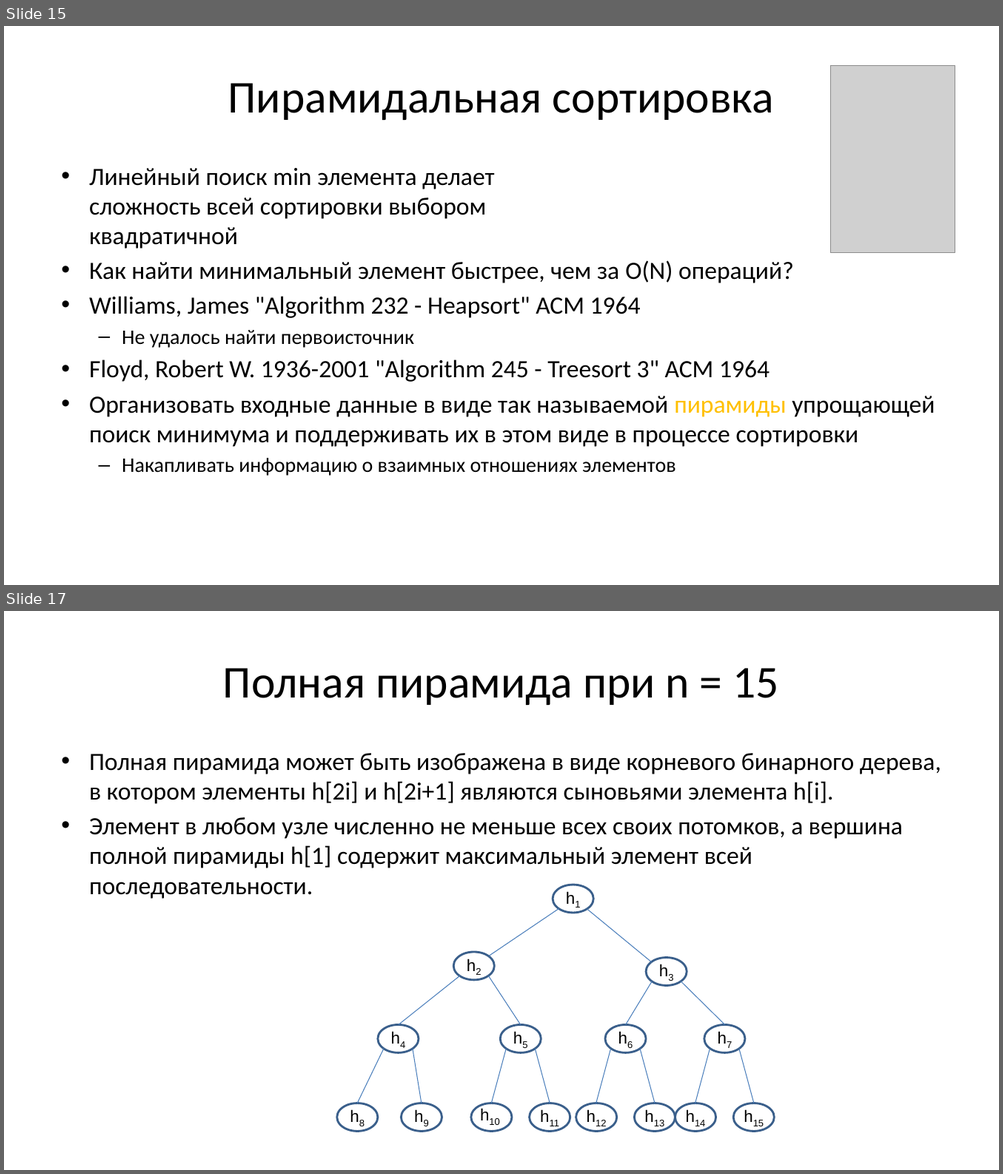
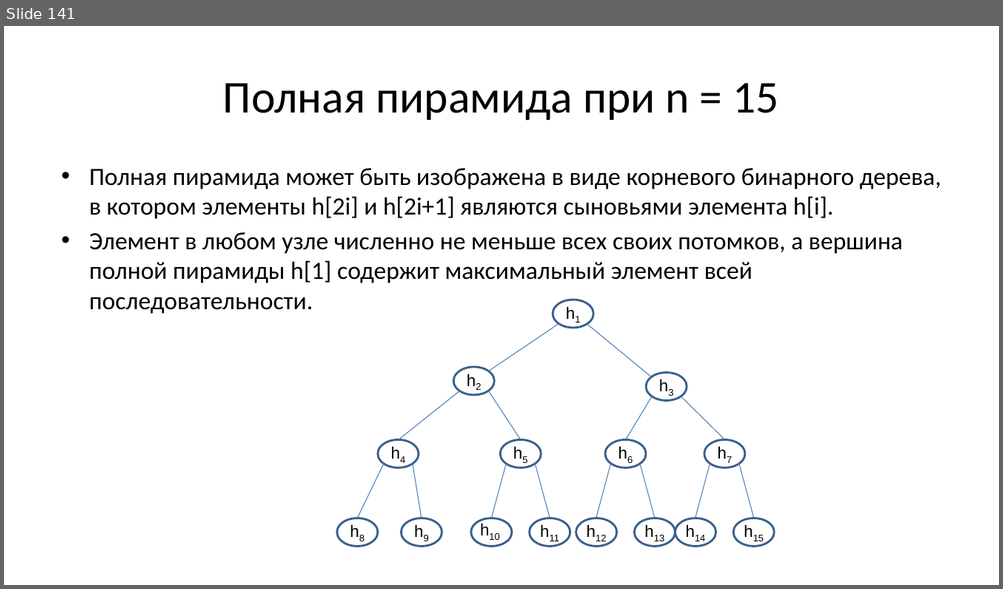
Before and after one commit to Evgueni-Petrov-aka-espetrov/Algorithms-and-Programming-in-C-pptx, a slide deck: 13 Сортировка.pptx. Shown one above the other, each under a label of ours: slides 15 and 17 before the commit, slide 141 after it; the slides between them are not shown. The pictures are 1003x1174 and 1003x589 pixels, drawn with LibreOffice and Linux fonts; fonts in the diff are those of the drawing; grey boxes stand for pictures. Boxes give left, top, right and bottom in pixels: in the first picture for what was removed or moved away, otherwise in the second. Text is boxed around its words. In the diff, an @@ line names an element or a change of style, - is before the commit and + after.

```diff
--- a/13 Сортировка.pptx
+++ b/13 Сортировка.pptx
@@ slide 15 removed at [4, 26, 999, 585], background #FFFFFF @@
@@ picture removed at [831, 65, 956, 253] @@
@@ title removed at [228, 83, 774, 120] @@
-Пирамидальная сортировка
@@ text removed at [89, 168, 934, 476] @@
-• Линейный поиск min элемента делает
-  сложность всей сортировки выбором
-  квадратичной
-• Как найти минимальный элемент быстрее, чем за O(N) операций?
-• Williams, James "Algorithm 232 - Heapsort" ACM 1964
-  – Не удалось найти первоисточник
-• Floyd, Robert W. 1936-2001 "Algorithm 245 - Treesort 3" ACM 1964
-• Организовать входные данные в виде так называемой пирамиды упрощающей поиск минимума и поддерживать их в этом виде в процессе сортировки
-  – Накапливать информацию о взаимных отношениях элементов
@@ what was slide 17 is now slide 141 @@
```
Also in this commit, not shown: 16 slides changed, 104 slides added, 8 other slides removed.
